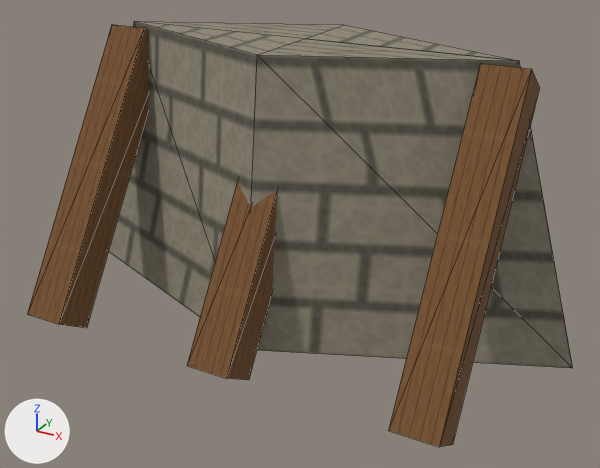
One commit to the glTF model app/src/main/assets/3d/field/military-DAM-1-lod0.glb: the scene before it, then after it.
The view is the same before and after, from a camera (50 mm lens) standing at (0.574, -1.058, 0.643) and looking at (0.029, -0.066, 0.147). The lights are fixed; the arrows at lower left show +X, +Y and +Z. The first picture is the older version. Mesh edges are drawn as thin lines. Vertices at exactly the same position are counted once.
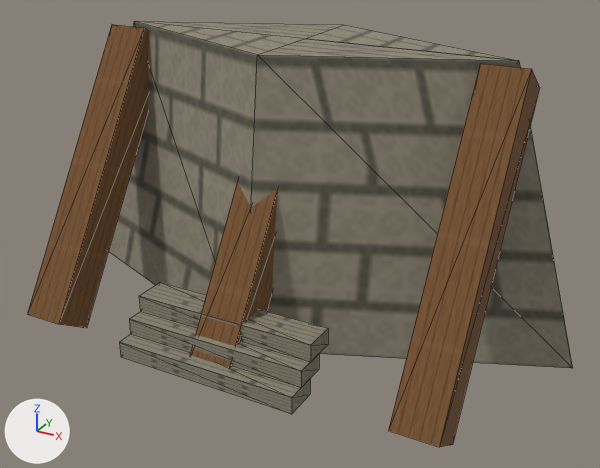
Boxes (x1, y1, x2, y2) around the edits, measured in the pictures (600 x 468 px):
part 1 of me_mesh_0, added
    after: (119, 282, 328, 414)

What changed in the scene script:
```text
Change me_mesh_0:
    used by ob_mesh_0; location = (0.0, 0.0, 0.0)
    remove me_mesh_0.from_pydata(...)  # 35 vertices, 42 faces; spans x -0.43..0.43, y -0.278..0.18, z -0.017..0.42
    add me_mesh_0.from_pydata(...)  # 59 vertices, 72 faces; spans x -0.43..0.43, y -0.29..0.18, z -0.017..0.42
    me_mesh_0 part 1
    12 vertices are added at x -0.14, y -0.29..-0.19, z 0.005..0.08
    12 new vertices lie (0.28, 0.0, 0.0) away from vertices in x -0.14, y -0.29..-0.19, z 0.005..0.08
    30 new faces join them
```
